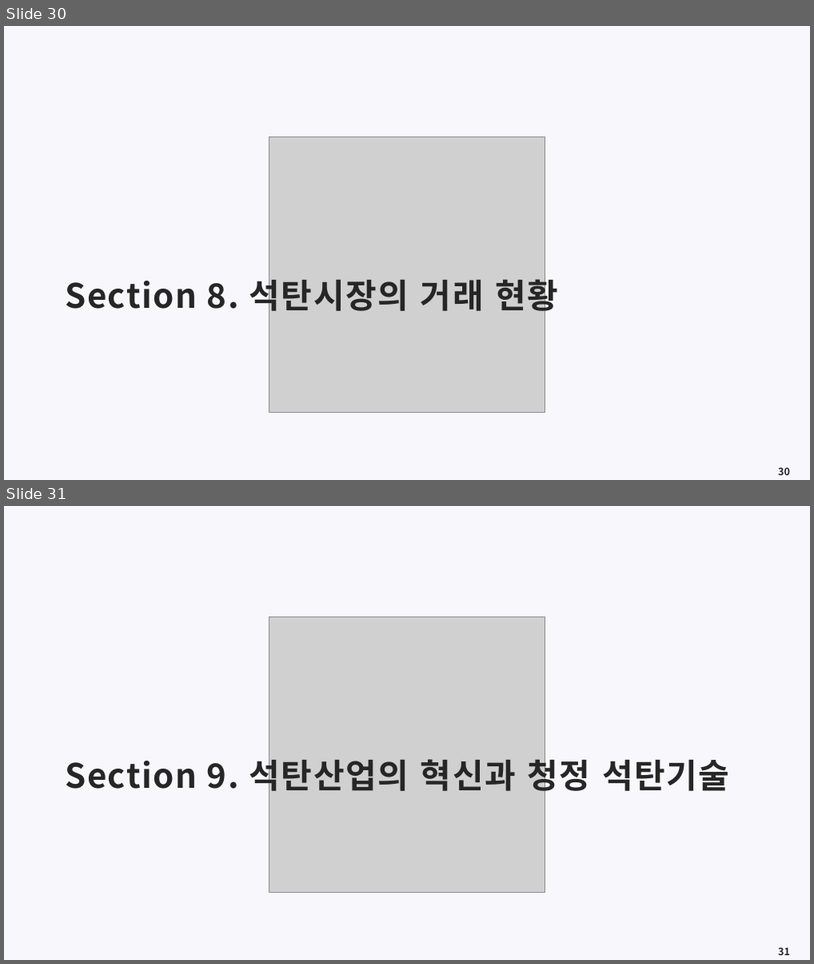
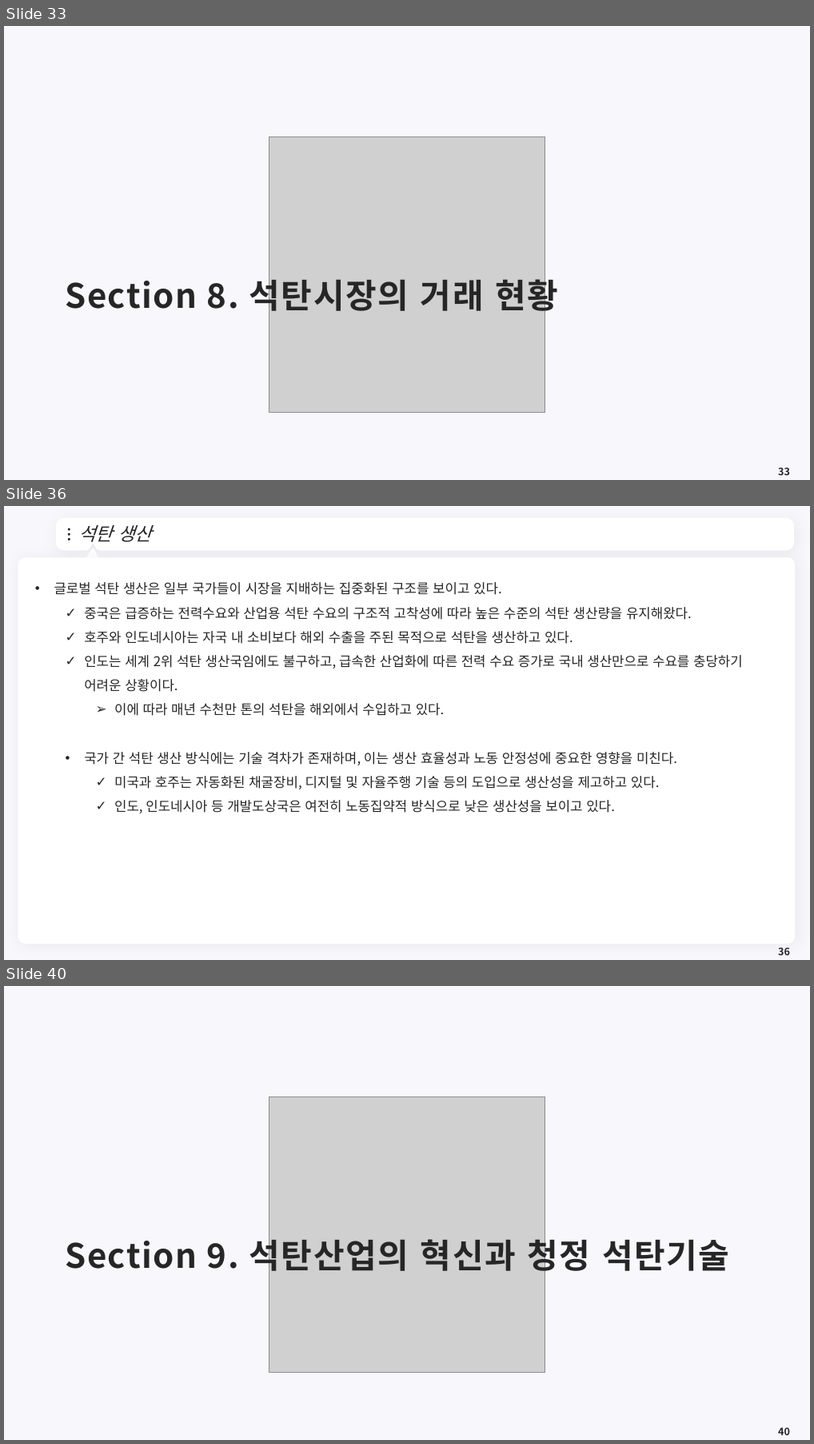
Before and after one commit to meandthey/Teaching, a slide deck: 에너지경제학/자원에너지경제학_Chapter_4 (석탄).pptx. Shown one above the other, each under a label of ours: slides 30 and 31 before the commit, slides 33, 36 and 40 after it; the slides between them are not shown. The pictures are 814x964 and 814x1444 pixels, drawn with LibreOffice and Linux fonts; fonts in the diff are those of the drawing; grey boxes stand for pictures; background and template pictures are left out. Boxes give left, top, right and bottom in pixels: in the first picture for what was removed or moved away, otherwise in the second. Text is boxed around its words. In the diff, an @@ line names an element or a change of style, - is before the commit and + after.

```diff
--- a/에너지경제학/자원에너지경제학_Chapter_4 (석탄).pptx
+++ b/에너지경제학/자원에너지경제학_Chapter_4 (석탄).pptx
@@ slide 36 added at bbox=[4, 506, 810, 960], background #F8F7FC @@
@@ freeform shape added at bbox=[59, 521, 792, 548], fill #FFFFFF, outline #FFFFFF 7.25 pt @@
@@ ellipse added at bbox=[68, 528, 70, 531], fill #262626 @@
@@ title added at bbox=[78, 525, 151, 542], 22 pt, text #262626, italic @@
+석탄 생산
@@ ellipse added at bbox=[68, 533, 70, 536], fill #262626 @@
@@ ellipse added at bbox=[68, 538, 70, 540], fill #262626 @@
@@ triangle added at bbox=[86, 550, 99, 562], fill #FFFFFF, outline #FFFFFF 3.75 pt @@
@@ freeform shape added at bbox=[775, 530, 782, 540], fill #FFFFFF @@
@@ rounded rectangle added at bbox=[18, 557, 796, 944], fill #FFFFFF @@
@@ text added at bbox=[54, 582, 743, 813], 16 pt, text #262626 @@
+• 글로벌 석탄 생산은 일부 국가들이 시장을 지배하는 집중화된 구조를 보이고 있다.
+  ✓ 중국은 급증하는 전력수요와 산업용 석탄 수요의 구조적 고착성에 따라 높은 수준의 석탄 생산량을 유지해왔다.
+  ✓ 호주와 인도네시아는 자국 내 소비보다 해외 수출을 주된 목적으로 석탄을 생산하고 있다.
+  ✓ 인도는 세계 2위 석탄 생산국임에도 불구하고, 급속한 산업화에 따른 전력 수요 증가로 국내 생산만으로 수요를 충당하기 어려운 상황이다.
+    ➢ 이에 따라 매년 수천만 톤의 석탄을 해외에서 수입하고 있다.
+  • 국가 간 석탄 생산 방식에는 기술 격차가 존재하며, 이는 생산 효율성과 노동 안정성에 중요한 영향을 미친다.
+    ✓ 미국과 호주는 자동화된 채굴장비, 디지털 및 자율주행 기술 등의 도입으로 생산성을 제고하고 있다.
+    ✓ 인도, 인도네시아 등 개발도상국은 여전히 노동집약적 방식으로 낮은 생산성을 보이고 있다.
@@ page number added at bbox=[778, 947, 790, 955], 12 pt, text #262626, bold @@
+36
@@ what was slide 30 is now slide 33 @@
@@ page number at bbox=[778, 467, 790, 475]: text changed @@
-30
+33
@@ what was slide 31 is now slide 40 @@
@@ page number at bbox=[778, 1427, 790, 1435]: text changed @@
-31
+40
```
Also in this commit, not shown: 1 slide changed, 8 other slides added, 1 other file.
